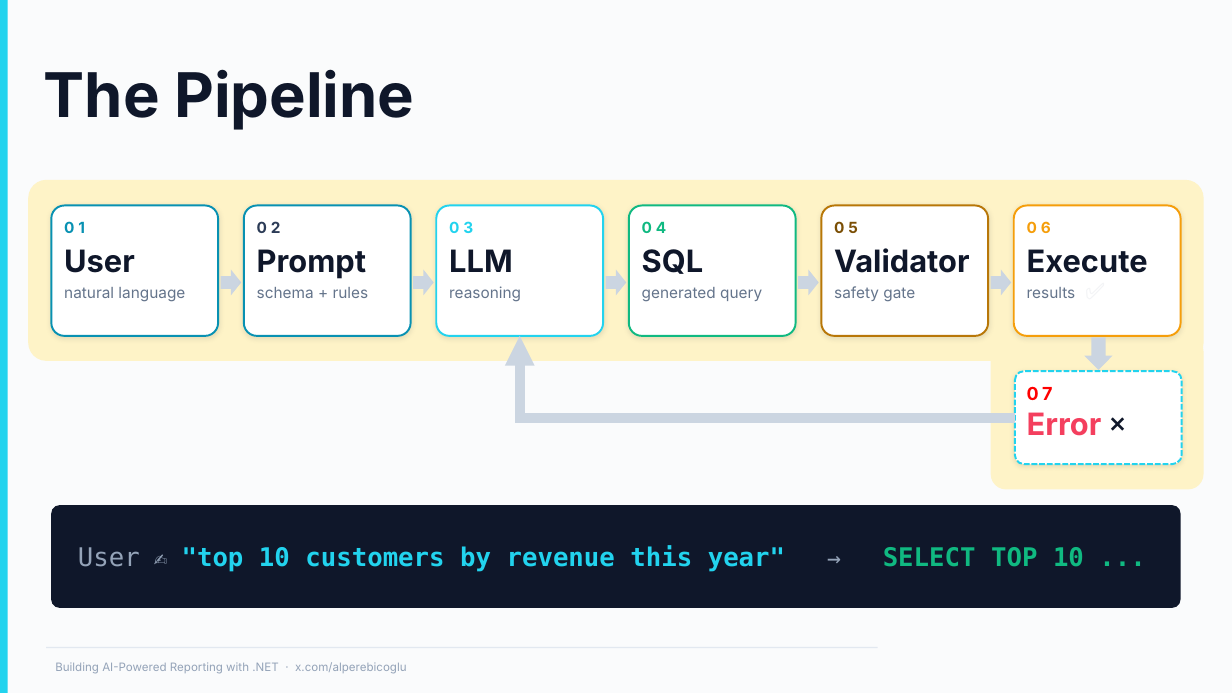
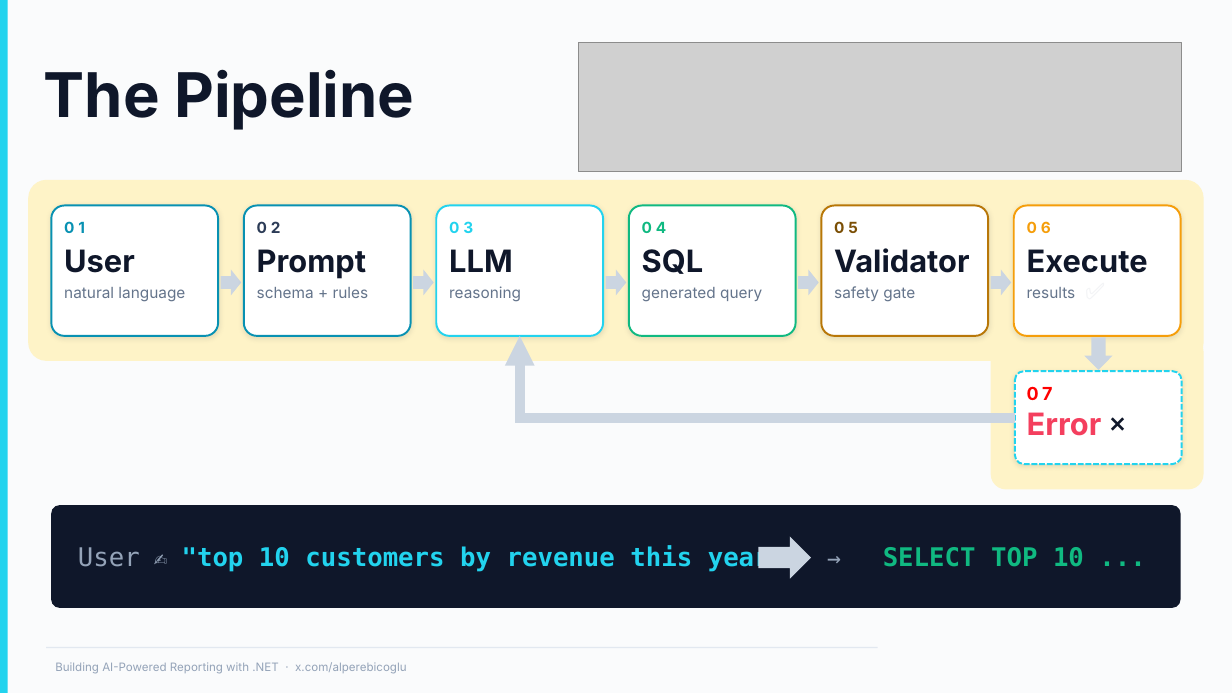
Before and after one commit to ebicoglu/chat-with-your-data-conference, a slide deck: slide 7 of Presentation.pptx. Drawn at 1232x693 pixels with LibreOffice and Linux fonts; fonts in the diff are those of the drawing; grey boxes stand for pictures; background and template pictures are left out. Boxes give left, top, right and bottom in pixels: in the first picture for what was removed or moved away, otherwise in the second. Text is boxed around its words. In the diff, an @@ line names an element or a change of style, - is before the commit and + after.

```diff
--- a/Presentation.pptx
+++ b/Presentation.pptx
@@ picture added at [579, 43, 1182, 172] @@
@@ right arrow added at [759, 537, 811, 579], fill #CBD5E1 @@
```
Also in this commit, not shown: 7 other slides changed.
